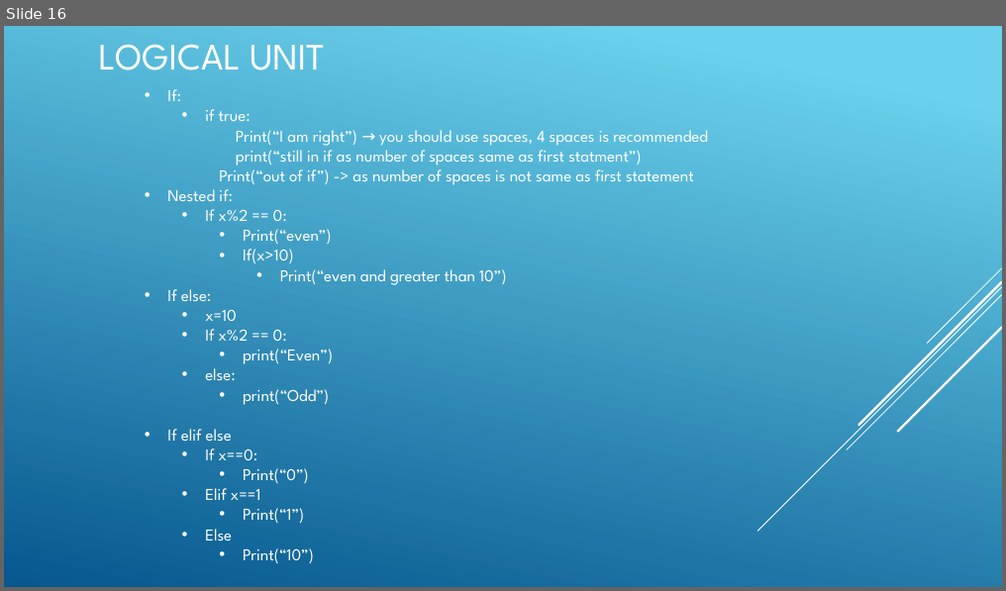
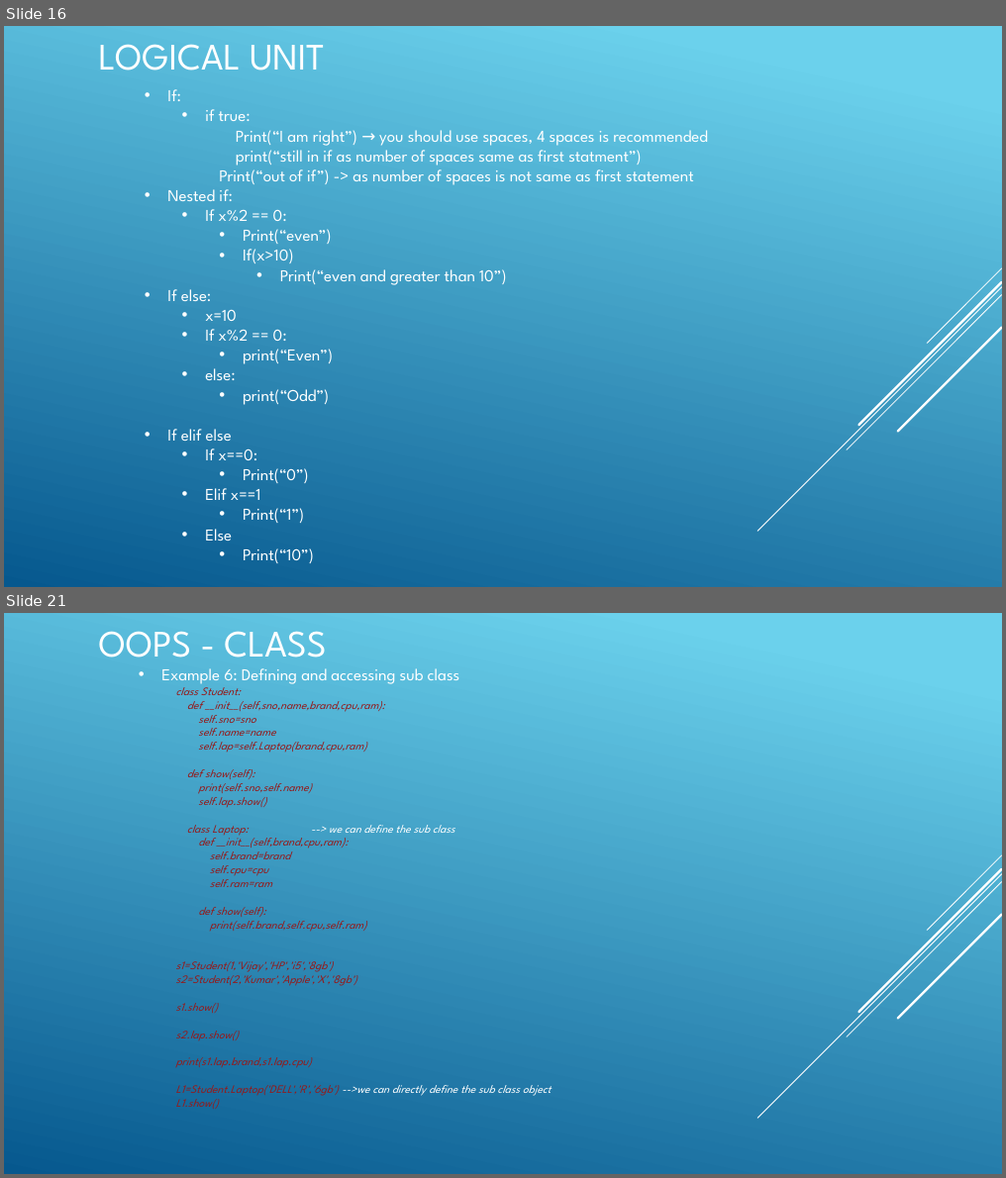
Before and after one commit to tvkatgit/DataScience-Python, a slide deck: Python.pptx. Shown one above the other, each under a label of ours: slide 16 before the commit, slides 16 and 21 after it; the slides between them are not shown. The pictures are 1006x591 and 1006x1178 pixels, drawn with LibreOffice and Linux fonts; fonts in the diff are those of the drawing. Boxes give left, top, right and bottom in pixels: in the first picture for what was removed or moved away, otherwise in the second. Text is boxed around its words. In the diff, an @@ line names an element or a change of style, - is before the commit and + after.

```diff
--- a/Python.pptx
+++ b/Python.pptx
@@ slide 21 added at (4,613,1002,1174), background gradient #6ED2EB to #06588E; not listed: 5 template elements that a slide beside it also shows @@
@@ text added at (99,631,326,658), 36 pt, text #FFFFFF @@
+OOPS - CLASS
@@ text added at (161,668,550,1109), 11 pt, text #941A1B, italic @@
+• Example 6: Defining and accessing sub class
+  class Student:
+  def __init__(self,sno,name,brand,cpu,ram):
+  self.sno=sno
+  self.name=name
+  self.lap=self.Laptop(brand,cpu,ram)
+  def show(self):
+  print(self.sno,self.name)
+  self.lap.show()
+  class Laptop: --> we can define the sub class
+  def __init__(self,brand,cpu,ram):
+  self.brand=brand
+  self.cpu=cpu
+  self.ram=ram
+  def show(self):
+  print(self.brand,self.cpu,self.ram)
+  s1=Student(1,'Vijay','HP','i5','8gb')
+  s2=Student(2,'Kumar','Apple','X','8gb')
+  s1.show()
+  s2.lap.show()
+  print(s1.lap.brand,s1.lap.cpu)
+  L1=Student.Laptop('DELL','R','6gb') -->we can directly define the sub class object
+  L1.show()
```
Also in this commit, not shown: 4 slides changed, 14 other slides added.
